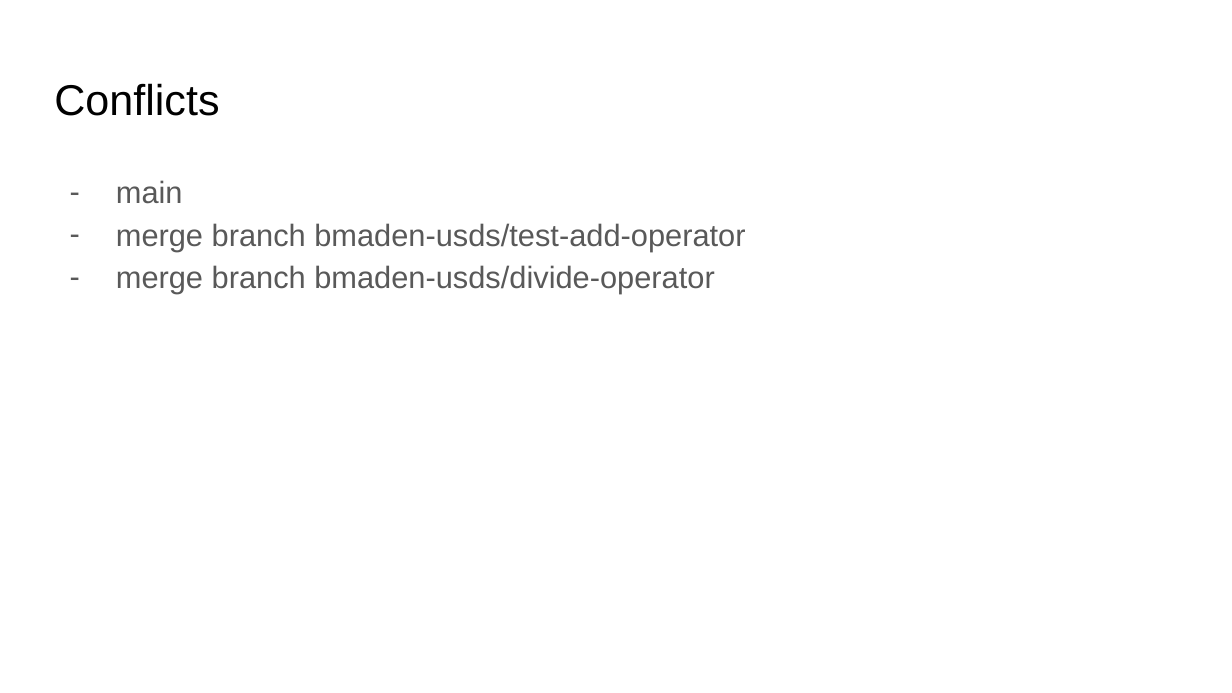
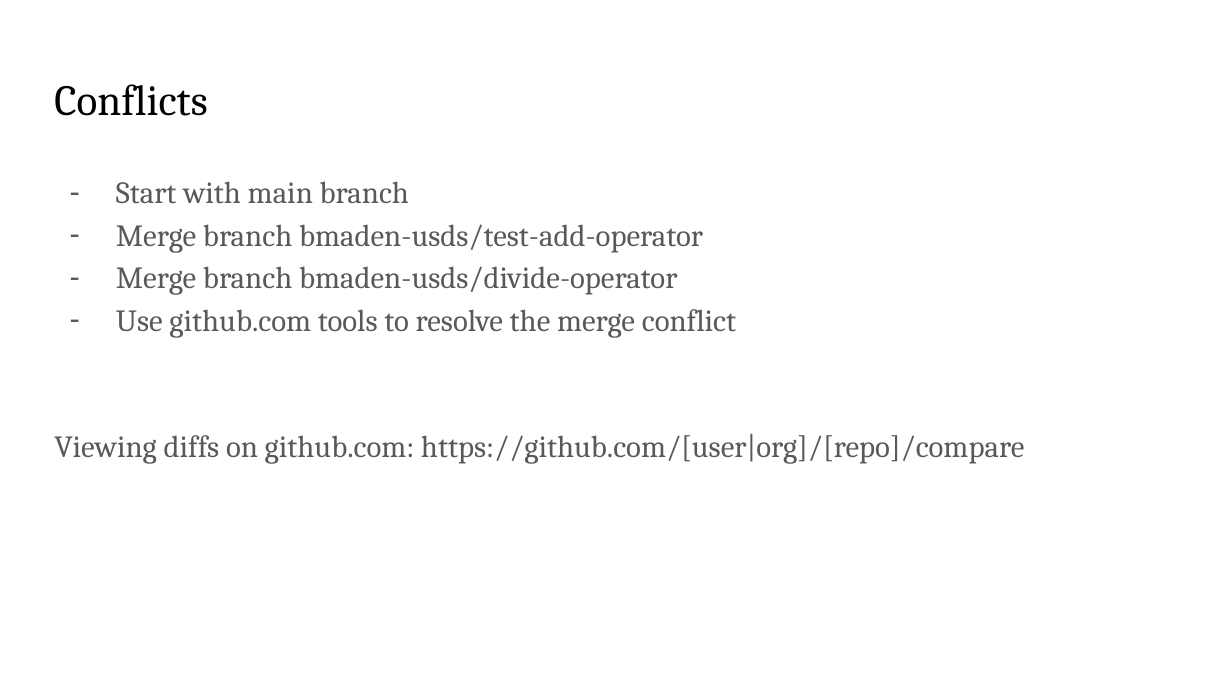
Before and after one commit to bmaden/git-demo, a slide deck: slide 10 of doc/git_demo.pptx. Drawn at 1232x693 pixels with LibreOffice and Linux fonts; fonts in the diff are those of the drawing. Boxes give left, top, right and bottom in pixels: in the first picture for what was removed or moved away, otherwise in the second. Text is boxed around its words. In the diff, an @@ line names an element or a change of style, - is before the commit and + after.

```diff
--- a/doc/git_demo.pptx
+++ b/doc/git_demo.pptx
@@ title "Conflicts" at box(54, 84, 207, 116): font Arial to Cambria @@
@@ text at box(54, 181, 1024, 464): text changed; font Arial to Cambria @@
-– main
-– merge branch bmaden-usds/test-add-operator
-– merge branch bmaden-usds/divide-operator
+– Start with main branch
+– Merge branch bmaden-usds/test-add-operator
+– Merge branch bmaden-usds/divide-operator
+– Use github.com tools to resolve the merge conflict
+Viewing diffs on github.com: https://github.com/[user|org]/[repo]/compare
```
Also in this commit, not shown: 11 other slides changed, 5 slides added.
